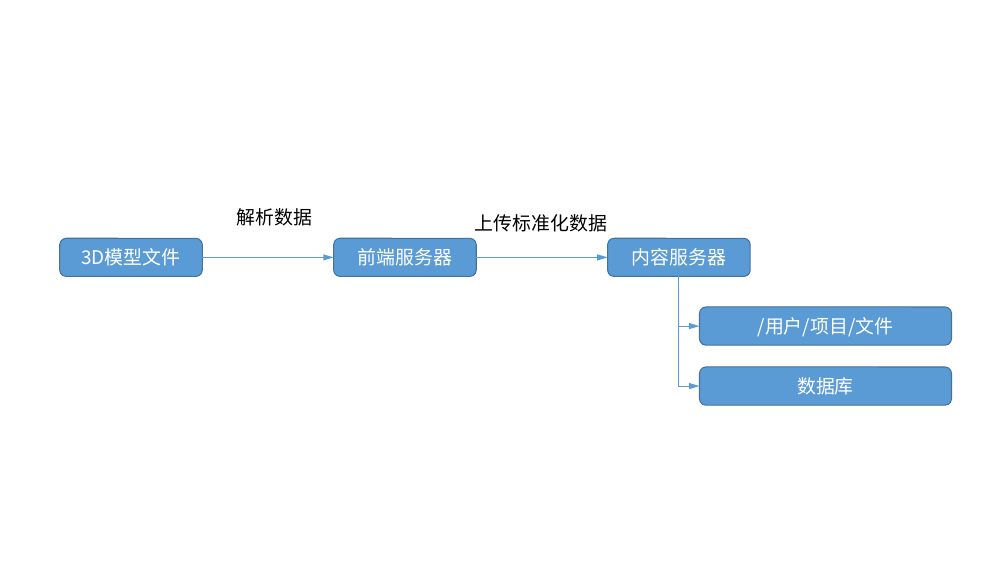
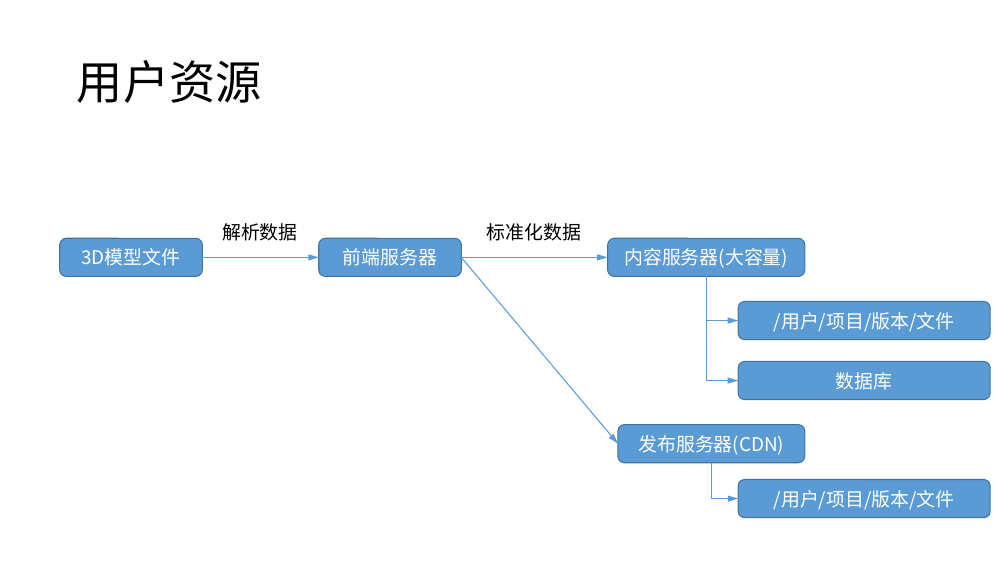
Before and after one commit to favedit/MoCloud3d, a slide deck: slide 5 of Document/5-设计管理/2-数据/数据存储-160112.pptx. Drawn at 1008x567 pixels with LibreOffice and Linux fonts; fonts in the diff are those of the drawing. Boxes give left, top, right and bottom in pixels: in the first picture for what was removed or moved away, otherwise in the second. Text is boxed around its words. In the diff, an @@ line names an element or a change of style, - is before the commit and + after.

```diff
--- a/Document/5-设计管理/2-数据/数据存储-160112.pptx
+++ b/Document/5-设计管理/2-数据/数据存储-160112.pptx
@@ title added at [77, 60, 262, 103], 44 pt, text #000000 @@
+用户资源
@@ text "解析数据": place and size @@
-text "解析数据" at [237, 208, 313, 226]
+text "解析数据" at [222, 223, 298, 241]
@@ rounded rectangle "前端服务器": place and size @@
-rounded rectangle "前端服务器" at [333, 238, 476, 276]
+rounded rectangle "前端服务器" at [319, 238, 462, 276]
@@ text at [487, 223, 581, 241]: text changed @@
-上传标准化数据
+标准化数据
@@ rounded rectangle "内容服务器(大容量)": place and size @@
-rounded rectangle "内容服务器(大容量)" at [608, 238, 751, 276]
+rounded rectangle "内容服务器(大容量)" at [608, 238, 805, 276]
@@ arrow moved from (203, 257) - (333, 257) to (203, 257) - (319, 257) @@
@@ arrow moved from (476, 257) - (608, 257) to (461, 257) - (608, 257) @@
@@ arrow added from (461, 257) to (618, 444), #5B9BD5 1 pt @@
@@ text in rounded rectangle at [624, 248, 788, 268]: text changed @@
-内容服务器
+内容服务器(大容量)
@@ elbow arrow moved from (679, 277) - (699, 386) to (706, 277) - (738, 380) @@
@@ elbow arrow moved from (679, 277) - (699, 326) to (706, 277) - (738, 321) @@
@@ rounded rectangle "/用户/项目/版本/文件": place and size @@
-rounded rectangle "/用户/项目/版本/文件" at [699, 307, 951, 345]
+rounded rectangle "/用户/项目/版本/文件" at [738, 302, 990, 340]
@@ text in rounded rectangle at [774, 312, 955, 332]: text changed @@
-/用户/项目/文件
+/用户/项目/版本/文件
@@ rounded rectangle "数据库": place and size @@
-rounded rectangle "数据库" at [699, 367, 951, 405]
+rounded rectangle "数据库" at [738, 361, 990, 399]
@@ rounded rectangle added at [618, 425, 805, 463], fill #5B9BD5, outline #43739E 1 pt, 18 pt, text #FFFFFF @@
+发布服务器(CDN)
@@ elbow arrow added from (712, 463) to (738, 499), #5B9BD5 1 pt @@
@@ rounded rectangle added at [738, 479, 990, 517], fill #5B9BD5, outline #43739E 1 pt, 18 pt, text #FFFFFF @@
+/用户/项目/版本/文件
```
Also in this commit, not shown: 3 other slides changed, 3 slides added, 1 other file.
